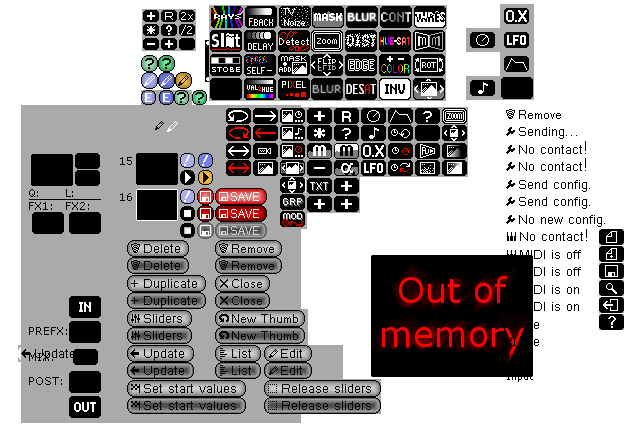
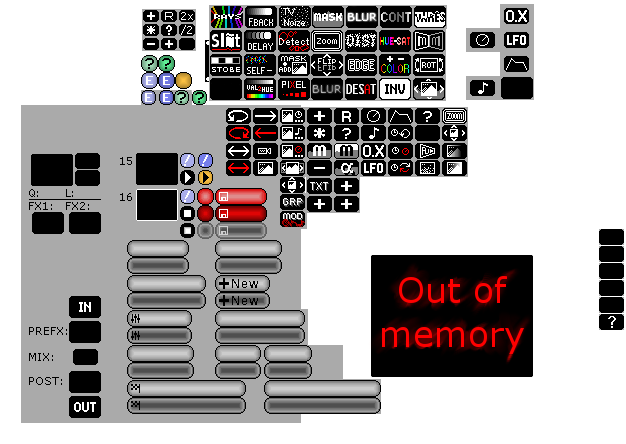
Layered file, before and after one edit (626 x 444). Changes by layer:
added layer "Layer" above "ButtonsTextEtc" over [219, 278, 258, 306]
hid "ButtonsTextEtc" over [18, 75, 622, 410]
